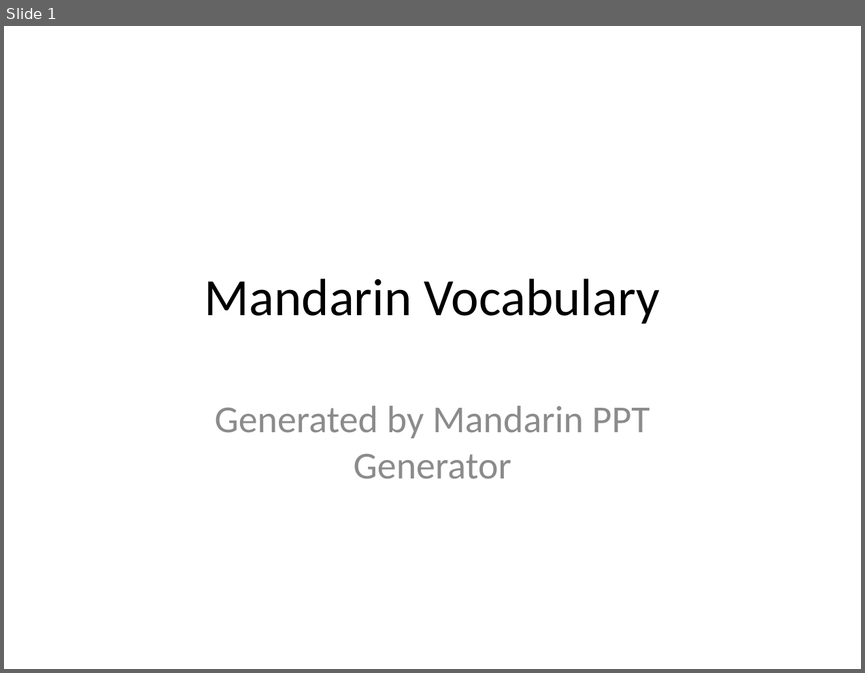
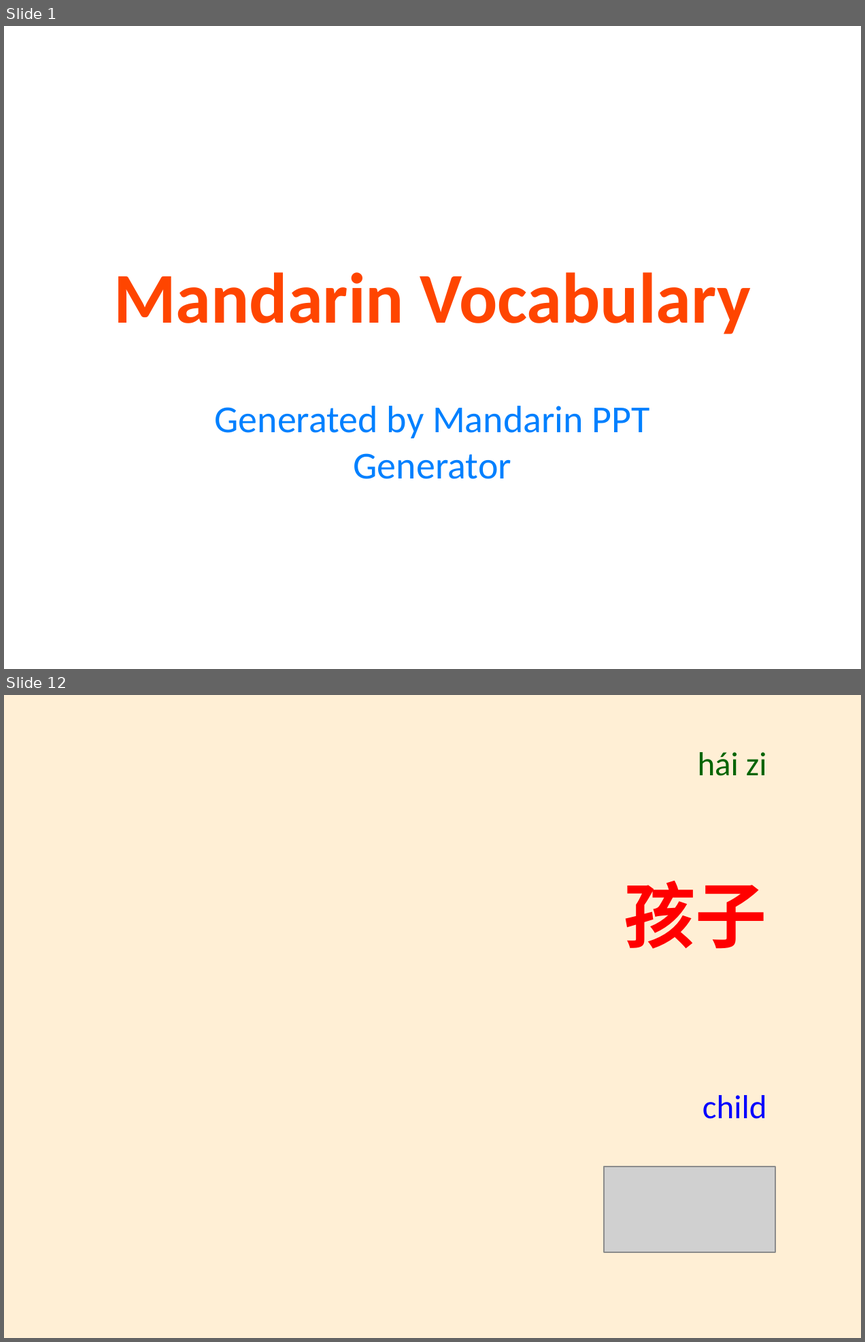
Before and after one commit to t1anzn/Mandarin-PPT-Generator, a slide deck: Mandarin_Vocabulary_PPT.pptx. Shown one above the other, each under a label of ours: slide 1 before the commit, slides 1 and 12 after it; the slides between them are not shown. The pictures are 865x673 and 865x1342 pixels, drawn with LibreOffice and Linux fonts; fonts in the diff are those of the drawing; grey boxes stand for pictures. Boxes give left, top, right and bottom in pixels: in the first picture for what was removed or moved away, otherwise in the second. Text is boxed around its words. In the diff, an @@ line names an element or a change of style, - is before the commit and + after.

```diff
--- a/Mandarin_Vocabulary_PPT.pptx
+++ b/Mandarin_Vocabulary_PPT.pptx
@@ slide 12 added at [4, 695, 861, 1338], background #FFEFD5 @@
@@ text added at [698, 752, 767, 776], 28 pt, text #006400 @@
+hái zi
@@ text added at [624, 880, 767, 949], 60 pt, text #FF0000, bold @@
+孩子
@@ text added at [702, 1095, 767, 1119], 28 pt, text #0000FF @@
+child
@@ picture added at [604, 1166, 775, 1252] @@
@@ slide 1 changed as well @@
@@ title "Mandarin Vocabulary" at [113, 272, 751, 334]: size 44 to 60 pt, text colour #000000 to #FF4500, bold on @@
@@ subtitle "Generated by Mandarin PPT Generator" at [215, 405, 650, 479]: text colour #8C8C8C to #0080FF @@
```
Also in this commit, not shown: 14 other slides added, 3 slides removed, 22 other files.
